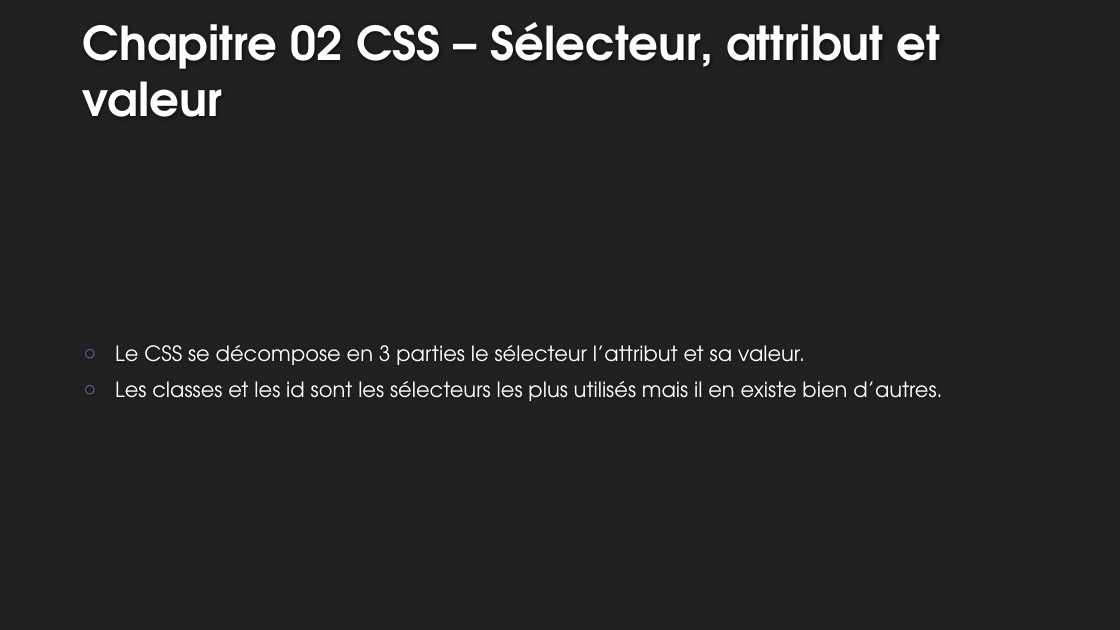
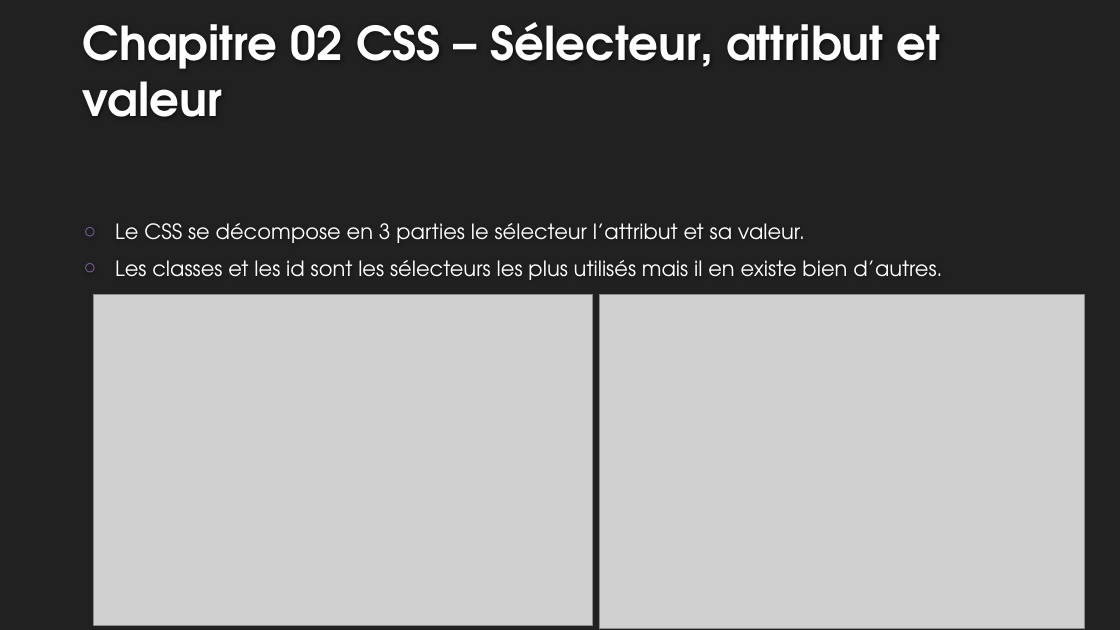
Before and after one commit to mehdiAberkane/Exo-html-css, a slide deck: slide 8 of Formation HTML.pptx. Drawn at 1120x630 pixels with LibreOffice and Linux fonts; fonts in the diff are those of the drawing; grey boxes stand for pictures; background and template pictures are left out. Boxes give left, top, right and bottom in pixels: in the first picture for what was removed or moved away, otherwise in the second. Text is boxed around its words. In the diff, an @@ line names an element or a change of style, - is before the commit and + after.

```diff
--- a/Formation HTML.pptx
+++ b/Formation HTML.pptx
@@ text "Le CSS se décompose en ...": place and size @@
-text "Le CSS se décompose en ..." at bbox=[115, 345, 942, 401]
+text "Le CSS se décompose en ..." at bbox=[115, 223, 942, 280]
@@ picture added at bbox=[94, 295, 592, 626] @@
@@ picture added at bbox=[600, 295, 1085, 628] @@
```
Also in this commit, not shown: 3 other slides changed.
